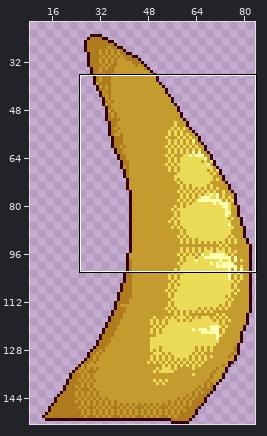
Two states of a pixel-art file, Osiris/Sprites/apophis_tail.aseprite. The first picture is a wide view before the edit; the outline marks the close-up.
Close-up. As it was:
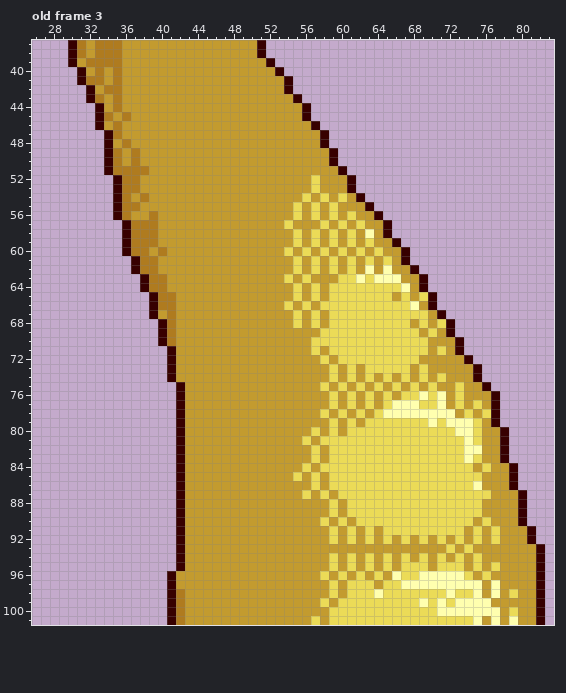
84x153 pixels, 6 frames. Shown: old frame 3: x 26..83, y 37..101. The wide view leaves out empty margins. The commit also changed other frames or places, which this record leaves out.
After the commit:
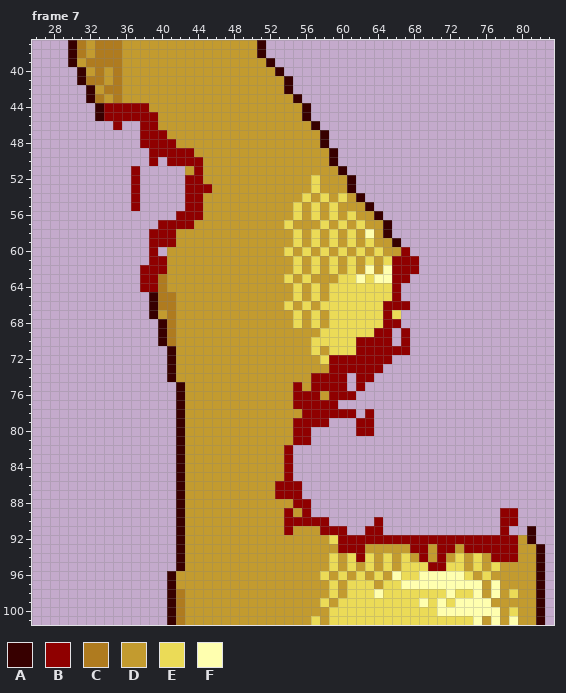
Palette (. is transparent): A #370000  B #8f0000  C #af7b1f  D #c39b2f  E #ebdb57  F #ffffaf
A new or re-ordered frame is compared with the old frame closest to it.
Difference:
frames 6 -> 9
Frame 7 is new; against old frame 3:
y 44: x 34..38 DCDDD -> BBBBB
y 45: x 34..39 CDCDDD -> BBBBBB
y 46: x 33..39 ADCDDDD -> ..B..BB
y 47: x 34..40 ACDDDDD -> ....BBB
y 48: x 34..41 ADCDDDDD -> ....BBBB
y 49: x 34..43 ACDCDDDDDD -> .....BBBBB
y 50: x 34..44 ACDCDDDDDDD -> .....B.BBBB
y 51: x 34..42 ACCCCDDDD -> ...B.....; x 44 D -> B
y 52: x 35..44 ACCDDDDDDD -> ..B.....BB
y 53: x 35..45 ACCDDDDDDDD -> ..B.....BBB
y 54: x 35..44 ACDCDDDDDD -> ..B.....BB
y 55: x 35..44 ACCDDDDDDD -> ..B.....BB
y 56: x 35..44 ACDDCDDDDD -> .......BBB
y 57: x 36..43 ACCCDDDD -> ....BBBB
y 58..59: x 36..41 ACCCDD -> ...BBB
y 60: x 36..40 ACCDC -> ...B.; x 67 A -> B
y 61: x 37..40 ACCD -> ..BB; x 66..68 DA. -> BBB
y 62: x 37..40 ACCD -> .BBB; x 66..68 DDA -> BBB
y 63: x 38..39 AC -> BB; x 66..69 FDDA -> BB..
y 64: x 38..39 AC -> BB; x 66..69 EFDA -> B...
y 65: x 66..70 DEDEA -> B....
y 66: x 65..70 EEEFDA -> BBB...
y 67: x 65 E -> B; x 67..71 EEEDA -> .....
y 68: x 65..72 EEEDEDEA -> BB......
y 69: x 64..72 EEEEEDEDA -> BB.B.....
y 70: x 62..73 EEEEEEEEDDDA -> BBBB.B......
y 71: x 62..73 EEEEEEEEDEDA -> BBBBBB......
y 72: x 59..74 DEEEEEEEEEDDDDDA -> BBBBBBB.........
y 73: x 59..75 EDEDEEEEEDEDDDDDA -> BBBBBB...........
y 74: x 57..75 DDEDEDEDEDEDEDEDDDA -> BBBB.BB............
y 75: x 55 D -> B; x 57..76 DEDEDEDEDEDEDEDDEDDA -> BBBB.B..............
y 76: x 55..57 DDD -> BBB; x 59..77 EDEDEDEDEEFEFDEDDDA -> BBB................
y 77: x 55..77 DDDDEDEDEDEFFFEEFDEDEDA -> BBBBB..................
y 78: x 56..77 DDEDEDEDEFFFFFFFFDEDEA -> BBBBBB.B..............
y 79: x 55..77 DDDDEDEDEEEEEEEFEFFFEDA -> BBBB...BB..............
y 80: x 55..78 DDEDEDEEEEEEEEEEEEFFEDDA -> BB.....BB...............
y 81: x 55..78 DEDEEEEEEEEEEEEEEEEFEDDA -> BB......................
y 82: x 54..78 DDDEDEEEEEEEEEEEEEEEFFDDA -> B........................
y 83: x 54..78 DDDEDEEEEEEEEEEEEEEEFEDDA -> B........................
y 84: x 54..79 DDEDEEEEEEEEEEEEEEEEEDEDDA -> B.........................
y 85: x 54..79 DEDEDEEEEEEEEEEEEEEEEEDDDA -> B.........................
y 86: x 53..79 DDDDEDEEEEEEEEEEEEEEEEFDDDA -> BBB........................
y 87: x 53..80 DDDEDEDEEEEEEEEEEEEEEEEEDDDA -> BBB.........................
y 88: x 55..80 DDDDEDEEEEEEEEEEEEEEEDDDDA -> BB........................
y 89: x 54 D -> B; x 56..80 DDDEDEEEEEEEEEEEEEEEDDDDA -> B.....................BB.
y 90: x 54..80 DDDDEDEDEEEEEEEEEEEEEDEDDDA -> BBBBB.....B.............BB.
y 91: x 54 D -> B; x 58..80 DEDEDEDEEEEEEEEEDEDEDDD -> BBB..BB.............B..
y 92: x 60..79 DEDEDEDEDEDEDEDEDEDD -> BBBBBBBBBBBBBBBBBBBB
y 93: x 60..62 DDD -> BBB; x 68..69 DD -> BB; x 71..72 DE -> BB; x 74..79 EDDDDD -> BBBBBB
y 94: x 62 D -> B; x 69 E -> B; x 71 E -> B; x 77..79 DDD -> BBB
y 95: x 70..71 DE -> BB
Pixel boxes of the changes (left, top, right, bottom) in both close-ups:
changed: (95, 103, 212, 292)
changed: (275, 247, 527, 571)
